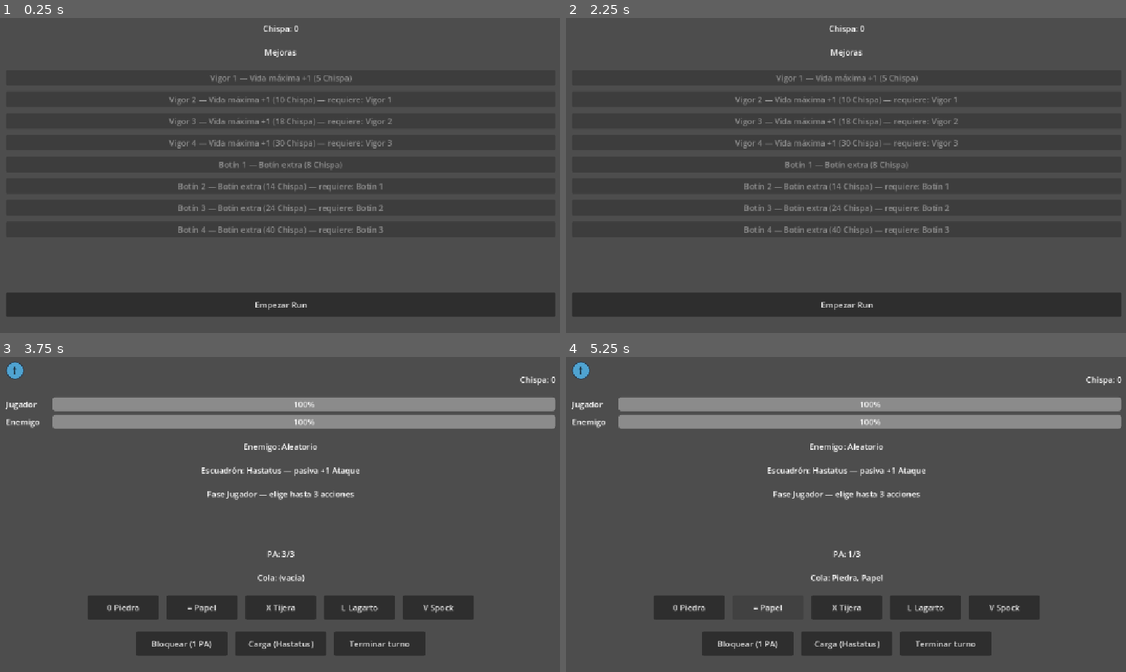
Above: before the commit, frames 1-4 (two rows, left to right).
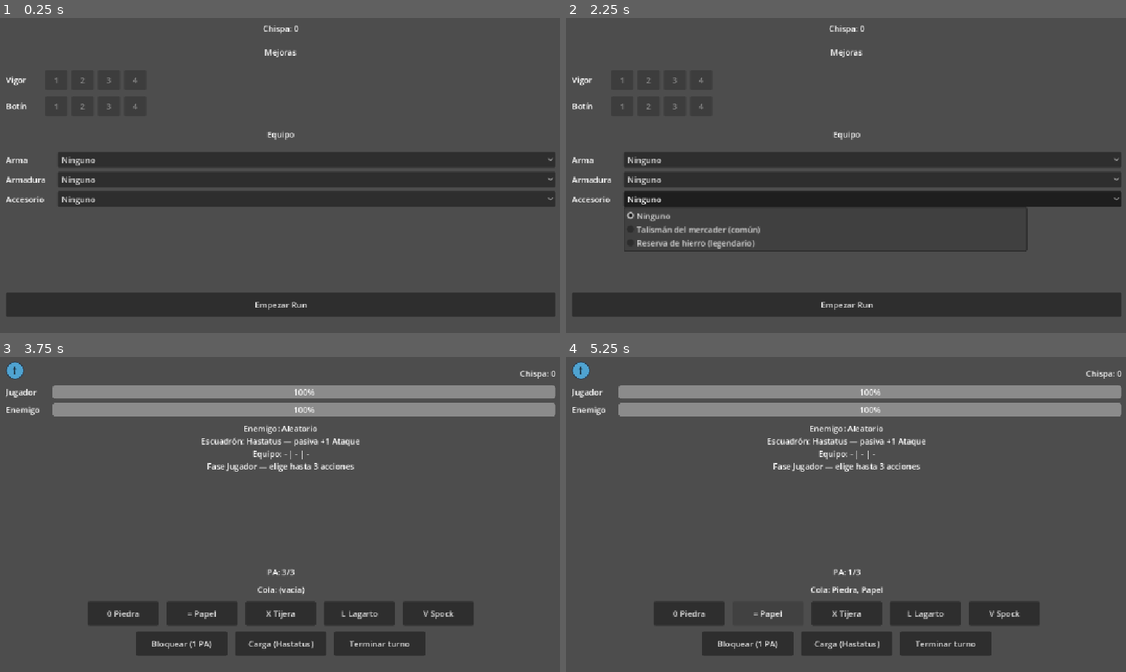
Above: after the commit, the same moments.

Repository: jolomoreno/rock-paper-scissor
Game: Godot game, scene res://scenes/main/hub.tscn
Two runs of this game, one before a commit and one after it. Both use one fixed random seed, a clock stepped at 60 frames per second and the inputs below.
Inputs (mouse positions are in pixels of both pictures, inside the frame that each line leads up to):
- Up to frame 1 (0.25 s): no input
- Up to frame 2 (2.25 s): click (874, 159) at 0.5 s, where only the run after the commit has a clickable "Ninguno"; click (874, 178) at 1.25 s, where only the run after the commit has a clickable "Ninguno"; click (874, 200) at 2 s, where only the run after the commit has a clickable "Ninguno"
- Up to frame 3 (3.75 s): click "Empezar Run" at 2.75 s; click "†" at 3.5 s
- Up to frame 4 (5.25 s): click "0 Piedra" at 4.25 s; click "= Papel" at 5 s

The runs differ from the first frame. In frame 1, 6.6% of the frame differs, in the area x 1-100%, y 18-69%; in frame 2, 10%; in frame 3, 14%, in the area x 1-100%, y 4-86%; in frame 4, 14%.

Commit message:
Add hero equipment slots and fix enemy damage being fully negated (Fase 7, point 4)
Three equipment slots (weapon/armor/accessory) with common and legendary
tiers from the SPQR dossier, picked for free in the Hub as a loadout since
there's no gold/shop economy yet. Weapon adds or doubles win damage, armor
reduces damage taken, accessory adds Chispa on win or heals once below 25%
HP.

Found and fixed a real bug along the way: enemy damage was a flat 1, so any
armor with -1 defense made the player fully invulnerable just by equipping
it. Bumped the base to 2 so armor reduces but doesn't zero it out on its
own — it can still hit 0 combined with spending PA on Block, which is the
intended synergy.

Also compacted both the Hub (skill tree collapsed into 2 per-branch rows,
owned nodes tinted green) and the combat screen (status labels grouped into
one tight container) since the growing UI was pushing buttons off screen.

Diff:
--- a/autoloads/run_state.gd
+++ b/autoloads/run_state.gd
@@ -2,6 +2,8 @@
 
 signal run_started
 signal run_ended(victory: bool)
+
+const EquipmentItem := preload("res://scripts/equipment_item.gd")
 
 const LAYERS: Array = [
 	["combate", "descanso"],
@@ -11,6 +13,14 @@
 ]
 const JEFE_ENEMY_HP := 5
 const REST_HEALTH_THRESHOLD := 0.85
+const EQUIPMENT_CATALOG: Dictionary = {
+	"gladio_veterano": preload("res://resources/equipment/gladio_veterano.tres"),
+	"falcata_de_sagunto": preload("res://resources/equipment/falcata_de_sagunto.tres"),
+	"lorica_de_recluta": preload("res://resources/equipment/lorica_de_recluta.tres"),
+	"coraza_del_general": preload("res://resources/equipment/coraza_del_general.tres"),
+	"talisman_del_mercader": preload("res://resources/equipment/talisman_del_mercader.tres"),
+	"reserva_de_hierro": preload("res://resources/equipment/reserva_de_hierro.tres"),
+}
 
 var in_run: bool = false
 var current_layer: int = 0
@@ -18,16 +28,35 @@
 var player_max_hp: int = 0
 var player_hp: int = 0
 var path_history: Array = []
+var equipped_weapon_id: String = ""
+var equipped_armor_id: String = ""
+var equipped_accessory_id: String = ""
 
 
 func start_run() -> void:
 	in_run = true
 	current_layer = 0
 	chosen_node_type = ""
-	player_max_hp = 3 + Chispa.player_hp_bonus()
+	player_max_hp = 3 + Chispa.player_hp_bonus() + armor_max_hp_bonus()
 	player_hp = player_max_hp
 	path_history = []
 	run_started.emit()
+
+
+func equipped_item(slot_id: String) -> EquipmentItem:
+	match slot_id:
+		"weapon":
+			return EQUIPMENT_CATALOG.get(equipped_weapon_id, null)
+		"armor":
+			return EQUIPMENT_CATALOG.get(equipped_armor_id, null)
+		"accessory":
+			return EQUIPMENT_CATALOG.get(equipped_accessory_id, null)
+	return null
+
+
+func armor_max_hp_bonus() -> int:
+	var item: EquipmentItem = equipped_item("armor")
+	return item.max_hp_bonus if item != null else 0
 
 
 func choose_node(node_type: String) -> void:
--- /dev/null
+++ b/resources/equipment/coraza_del_general.tres
@@ -0,0 +1,10 @@
+[gd_resource type="Resource" script_class="EquipmentItem" load_steps=2 format=3]
+
+[ext_resource type="Script" path="res://scripts/equipment_item.gd" id="1_coraza"]
+
+[resource]
+script = ExtResource("1_coraza")
+display_name = "Coraza del general"
+slot = 1
+tier = 1
+max_hp_bonus = 3
--- /dev/null
+++ b/resources/equipment/falcata_de_sagunto.tres
@@ -0,0 +1,10 @@
+[gd_resource type="Resource" script_class="EquipmentItem" load_steps=2 format=3]
+
+[ext_resource type="Script" path="res://scripts/equipment_item.gd" id="1_falcata"]
+
+[resource]
+script = ExtResource("1_falcata")
+display_name = "Falcata de Sagunto"
+slot = 0
+tier = 1
+double_damage_on_win = true
--- /dev/null
+++ b/resources/equipment/gladio_veterano.tres
@@ -0,0 +1,10 @@
+[gd_resource type="Resource" script_class="EquipmentItem" load_steps=2 format=3]
+
+[ext_resource type="Script" path="res://scripts/equipment_item.gd" id="1_gladio"]
+
+[resource]
+script = ExtResource("1_gladio")
+display_name = "Gladio veterano"
+slot = 0
+tier = 0
+attack_bonus = 1
--- /dev/null
+++ b/resources/equipment/lorica_de_recluta.tres
@@ -0,0 +1,10 @@
+[gd_resource type="Resource" script_class="EquipmentItem" load_steps=2 format=3]
+
+[ext_resource type="Script" path="res://scripts/equipment_item.gd" id="1_lorica"]
+
+[resource]
+script = ExtResource("1_lorica")
+display_name = "Lorica de recluta"
+slot = 1
+tier = 0
+defense_bonus = 1
--- /dev/null
+++ b/resources/equipment/reserva_de_hierro.tres
@@ -0,0 +1,10 @@
+[gd_resource type="Resource" script_class="EquipmentItem" load_steps=2 format=3]
+
+[ext_resource type="Script" path="res://scripts/equipment_item.gd" id="1_reserva"]
+
+[resource]
+script = ExtResource("1_reserva")
+display_name = "Reserva de hierro"
+slot = 2
+tier = 1
+heal_on_low_hp = 2
--- /dev/null
+++ b/resources/equipment/talisman_del_mercader.tres
@@ -0,0 +1,10 @@
+[gd_resource type="Resource" script_class="EquipmentItem" load_steps=2 format=3]
+
+[ext_resource type="Script" path="res://scripts/equipment_item.gd" id="1_talisman"]
+
+[resource]
+script = ExtResource("1_talisman")
+display_name = "Talismán del mercader"
+slot = 2
+tier = 0
+chispa_win_bonus = 1
--- a/scenes/combat/combat.tscn
+++ b/scenes/combat/combat.tscn
@@ -26,7 +26,7 @@
 layout_mode = 2
 size_flags_horizontal = 3
 size_flags_vertical = 3
-theme_override_constants/separation = 24
+theme_override_constants/separation = 12
 
 [node name="PathStrip" type="Control" parent="MarginContainer/VBoxContainer" unique_id=1024160619 instance=ExtResource("2_pqpfu")]
 layout_mode = 2
@@ -76,20 +76,32 @@
 max_value = 3.0
 value = 3.0
 
-[node name="EnemyIntentLabel" type="Label" parent="MarginContainer/VBoxContainer" unique_id=1923915615]
+[node name="StatusContainer" type="VBoxContainer" parent="MarginContainer/VBoxContainer" unique_id=1590606635]
+unique_name_in_owner = true
+layout_mode = 2
+theme_override_constants/separation = 2
+
+[node name="EnemyIntentLabel" type="Label" parent="MarginContainer/VBoxContainer/StatusContainer" unique_id=1923915615]
 unique_name_in_owner = true
 layout_mode = 2
 text = "Enemigo: ?"
 horizontal_alignment = 1
 autowrap_mode = 3
 
-[node name="RecruitLabel" type="Label" parent="MarginContainer/VBoxContainer" unique_id=1956426971]
+[node name="RecruitLabel" type="Label" parent="MarginContainer/VBoxContainer/StatusContainer" unique_id=1956426971]
 unique_name_in_owner = true
 layout_mode = 2
 text = "Escuadrón: ?"
 horizontal_alignment = 1
 
-[node name="PhaseLabel" type="Label" parent="MarginContainer/VBoxContainer" unique_id=1394329542]
+[node name="EquipmentLabel" type="Label" parent="MarginContainer/VBoxContainer/StatusContainer" unique_id=1642908236]
+unique_name_in_owner = true
+layout_mode = 2
+text = "Equipo: ?"
+horizontal_alignment = 1
+autowrap_mode = 3
+
+[node name="PhaseLabel" type="Label" parent="MarginContainer/VBoxContainer/StatusContainer" unique_id=1394329542]
 unique_name_in_owner = true
 layout_mode = 2
 text = "Fase Jugador — elige hasta 3 acciones"
--- a/scenes/combat/combat_manager.gd
+++ b/scenes/combat/combat_manager.gd
@@ -12,11 +12,13 @@
 const ROUND_DELAY_SECONDS := 1.2
 const COMBAT_WIN_CHISPA_REWARD := 2
 const MAX_PA_PER_TURN := 3
-const BASE_DAMAGE := 1
+const BASE_DAMAGE := 2
 const BASE_ENEMY_DAMAGE := 1
 const RECRUIT_NAME := "Hastatus"
 const RECRUIT_ATTACK_BONUS := 1
 const RECRUIT_ACTION_CHOICE := CombatResolver.Choice.ROCK
+const EquipmentItem := preload("res://scripts/equipment_item.gd")
+const LOW_HP_THRESHOLD := 0.25
 const CHOICE_NAMES := {
 	CombatResolver.Choice.ROCK: "Piedra",
 	CombatResolver.Choice.PAPER: "Papel",
@@ -39,6 +41,7 @@
 var player_pa: int = MAX_PA_PER_TURN
 var _blocking_next_loss: bool = false
 var _queued_actions: Array[Dictionary] = []
+var _reserva_hierro_triggered: bool = false
 
 var _resolver := CombatResolver.new()
 var _rng := RandomNumberGenerator.new()
@@ -53,6 +56,7 @@
 @onready var enemy_health_bar: ProgressBar = %EnemyHealthBar
 @onready var enemy_intent_label: Label = %EnemyIntentLabel
 @onready var recruit_label: Label = %RecruitLabel
+@onready var equipment_label: Label = %EquipmentLabel
 @onready var phase_label: Label = %PhaseLabel
 @onready var pa_label: Label = %PALabel
 @onready var queue_label: Label = %QueueLabel
@@ -78,7 +82,7 @@
 		if RunState.chosen_node_type == "jefe":
 			enemy_max_hp = RunState.JEFE_ENEMY_HP
 	else:
-		player_max_hp += Chispa.player_hp_bonus()
+		player_max_hp += Chispa.player_hp_bonus() + RunState.armor_max_hp_bonus()
 		player_hp = player_max_hp
 
 	enemy_hp = enemy_max_hp
@@ -104,6 +108,7 @@
 	end_turn_button.pressed.connect(_on_end_turn_button_pressed)
 
 	recruit_label.text = "Escuadrón: %s — pasiva +%d Ataque" % [RECRUIT_NAME, RECRUIT_ATTACK_BONUS]
+	equipment_label.text = "Equipo: %s" % _describe_equipment()
 
 	_update_pa_label()
 	_update_queue_label()
@@ -163,15 +168,67 @@
 	queue_label.text = "Cola: %s" % ", ".join(parts)
 
 
+func _describe_equipment() -> String:
+	var parts: Array[String] = []
+	parts.append(_describe_equipment_slot("weapon"))
+	parts.append(_describe_equipment_slot("armor"))
+	parts.append(_describe_equipment_slot("accessory"))
+	return " | ".join(parts)
+
+
+func _describe_equipment_slot(slot_id: String) -> String:
+	var item: EquipmentItem = RunState.equipped_item(slot_id)
+	if item == null:
+		return "-"
+	var effects: Array[String] = []
+	if item.attack_bonus > 0:
+		effects.append("+%d daño al ganar" % item.attack_bonus)
+	if item.double_damage_on_win:
+		effects.append("x2 daño al ganar")
+	if item.defense_bonus > 0:
+		effects.append("-%d daño recibido" % item.defense_bonus)
+	if item.max_hp_bonus > 0:
+		effects.append("+%d Vida máxima" % item.max_hp_bonus)
+	if item.chispa_win_bonus > 0:
+		effects.append("+%d Chispa al ganar" % item.chispa_win_bonus)
+	if item.heal_on_low_hp > 0:
+		effects.append("cura %d HP bajo 25%% vida" % item.heal_on_low_hp)
+	return "%s (%s)" % [item.display_name, ", ".join(effects)]
+
+
 func _damage_taken_on_loss() -> int:
+	var dmg := BASE_DAMAGE
 	if _blocking_next_loss:
 		_blocking_next_loss = false
-		return int(floor(BASE_DAMAGE / 2.0))
-	return BASE_DAMAGE
+		dmg = int(floor(dmg / 2.0))
+	var armor: EquipmentItem = RunState.equipped_item("armor")
+	if armor != null:
+		dmg = max(dmg - armor.defense_bonus, 0)
+	return dmg
 
 
 func _damage_dealt_on_win() -> int:
-	return BASE_ENEMY_DAMAGE + RECRUIT_ATTACK_BONUS
+	var dmg := BASE_ENEMY_DAMAGE + RECRUIT_ATTACK_BONUS
+	var weapon: EquipmentItem = RunState.equipped_item("weapon")
+	if weapon != null:
+		dmg += weapon.attack_bonus
+		if weapon.double_damage_on_win:
+			dmg *= 2
+	return dmg
+
+
+func _maybe_trigger_reserva_hierro() -> void:
+	if _reserva_hierro_triggered:
+		return
+	var accessory: EquipmentItem = RunState.equipped_item("accessory")
+	if accessory == null or accessory.heal_on_low_hp <= 0:
+		return
+	if float(player_hp) / float(player_max_hp) > LOW_HP_THRESHOLD:
+		return
+	_reserva_hierro_triggered = true
+	player_hp = min(player_hp + accessory.heal_on_low_hp, player_max_hp)
+	player_health_bar.value = player_hp
+	result_label.text += "\nReserva de hierro te cura %d HP." % accessory.heal_on_low_hp
 
 
 func _start_enemy_phase() -> void:
@@ -214,6 +271,7 @@
 				enemy_hp -= _damage_dealt_on_win()
 			CombatResolver.Result.WINS_B:
 				player_hp -= _damage_taken_on_loss()
+				_maybe_trigger_reserva_hierro()
 
 		player_health_bar.value = player_hp
 		enemy_health_bar.value = enemy_hp
@@ -247,7 +305,9 @@
 			get_tree().change_scene_to_file("res://scenes/main/hub.tscn")
 		return
 
-	var reward := COMBAT_WIN_CHISPA_REWARD + Chispa.combat_win_chispa_bonus()
+	var accessory: EquipmentItem = RunState.equipped_item("accessory")
+	var accessory_chispa_bonus := accessory.chispa_win_bonus if accessory != null else 0
+	var reward := COMBAT_WIN_CHISPA_REWARD + Chispa.combat_win_chispa_bonus() + accessory_chispa_bonus
 	Chispa.add_chispa(reward)
 	result_label.text += "\n¡Ganaste el combate! (+%d Chispa)" % reward
 	combat_ended.emit(player_won)
--- a/scenes/main/hub.gd
+++ b/scenes/main/hub.gd
@@ -1,10 +1,21 @@
 extends Control
 
-const UPGRADE_BUTTON_NAME_PREFIX := "UpgradeButton_"
+const EquipmentItem := preload("res://scripts/equipment_item.gd")
+const EQUIPMENT_SLOTS := [
+	{"run_state_field": "equipped_weapon_id", "common_id": "gladio_veterano", "legendary_id": "falcata_de_sagunto"},
+	{"run_state_field": "equipped_armor_id", "common_id": "lorica_de_recluta", "legendary_id": "coraza_del_general"},
+	{"run_state_field": "equipped_accessory_id", "common_id": "talisman_del_mercader", "legendary_id": "reserva_de_hierro"},
+]
 
 @onready var chispa_label: Label = %ChispaLabel
 @onready var upgrades_container: VBoxContainer = %UpgradesContainer
+@onready var weapon_option_button: OptionButton = %WeaponOptionButton
+@onready var armor_option_button: OptionButton = %ArmorOptionButton
+@onready var accessory_option_button: OptionButton = %AccessoryOptionButton
 @onready var start_run_button: Button = %StartRunButton
+
+var _upgrade_buttons: Dictionary = {}
+var _branch_rows: Dictionary = {}
 
 
 func _ready() -> void:
@@ -15,6 +26,7 @@
 	start_run_button.pressed.connect(_on_start_run_pressed)
 
 	_build_upgrade_buttons()
+	_setup_equipment_option_buttons()
 
 
 func _on_start_run_pressed() -> void:
@@ -33,10 +45,26 @@
 
 func _build_upgrade_buttons() -> void:
 	for upgrade_id: String in Chispa.UPGRADES:
+		var data: Dictionary = Chispa.UPGRADES[upgrade_id]
+		var branch: String = data["branch"]
+
+		if not _branch_rows.has(branch):
+			var row := HBoxContainer.new()
+			row.add_theme_constant_override("separation", 8)
+			upgrades_container.add_child(row)
+
+			var branch_label := Label.new()
+			branch_label.custom_minimum_size = Vector2(70, 0)
+			branch_label.text = branch
+			row.add_child(branch_label)
+
+			_branch_rows[branch] = row
+
 		var button := Button.new()
-		button.name = UPGRADE_BUTTON_NAME_PREFIX + upgrade_id
+		button.custom_minimum_size = Vector2(44, 40)
 		button.pressed.connect(_on_upgrade_button_pressed.bind(upgrade_id))
-		upgrades_container.add_child(button)
+		_branch_rows[branch].add_child(button)
+		_upgrade_buttons[upgrade_id] = button
 
 	_refresh_upgrade_buttons()
 
@@ -47,17 +75,53 @@
 
 func _refresh_upgrade_buttons() -> void:
 	for upgrade_id: String in Chispa.UPGRADES:
-		var button: Button = upgrades_container.get_node(UPGRADE_BUTTON_NAME_PREFIX + upgrade_id)
+		var button: Button = _upgrade_buttons[upgrade_id]
 		var data: Dictionary = Chispa.UPGRADES[upgrade_id]
 		var owned := Chispa.has_upgrade(upgrade_id)
 
-		var text := "%s %d — %s (%d Chispa)" % [data["branch"], data["tier"], data["display_name"], data["cost"]]
+		button.text = str(data["tier"])
+
+		var tooltip := "%s %d — %s (%d Chispa)" % [data["branch"], data["tier"], data["display_name"], data["cost"]]
 		if owned:
-			text += " (ya comprada)"
+			tooltip += "\n(ya comprada)"
 		elif not Chispa.is_dependency_met(upgrade_id):
 			var requires_id: String = data["requires"]
 			var requires_data: Dictionary = Chispa.UPGRADES[requires_id]
-			text += " — requiere: %s %d" % [requires_data["branch"], requires_data["tier"]]
+			tooltip += "\nRequiere: %s %d" % [requires_data["branch"], requires_data["tier"]]
+		button.tooltip_text = tooltip
 
-		button.text = text
 		button.disabled = owned or not Chispa.can_afford(upgrade_id)
+		button.modulate = Color(0.55, 1.0, 0.55) if owned else Color(1, 1, 1)
+
+
+func _setup_equipment_option_buttons() -> void:
+	var option_buttons: Array[OptionButton] = [weapon_option_button, armor_option_button, accessory_option_button]
+	for i in EQUIPMENT_SLOTS.size():
+		var slot_data: Dictionary = EQUIPMENT_SLOTS[i]
+		var option_button: OptionButton = option_buttons[i]
+		var common_item: EquipmentItem = RunState.EQUIPMENT_CATALOG[slot_data["common_id"]]
+		var legendary_item: EquipmentItem = RunState.EQUIPMENT_CATALOG[slot_data["legendary_id"]]
+
+		option_button.clear()
+		option_button.add_item("Ninguno")
+		option_button.add_item("%s (común)" % common_item.display_name)
+		option_button.add_item("%s (legendario)" % legendary_item.display_name)
+
+		var current_id: String = RunState.get(slot_data["run_state_field"])
+		if current_id == slot_data["common_id"]:
+			option_button.select(1)
+		elif current_id == slot_data["legendary_id"]:
+			option_button.select(2)
+		else:
+			option_button.select(0)
+
+		option_button.item_selected.connect(_on_equipment_selected.bind(slot_data))
+
+
+func _on_equipment_selected(index: int, slot_data: Dictionary) -> void:
+	var chosen_id := ""
+	if index == 1:
+		chosen_id = slot_data["common_id"]
+	elif index == 2:
+		chosen_id = slot_data["legendary_id"]
+	RunState.set(slot_data["run_state_field"], chosen_id)
--- a/scenes/main/hub.tscn
+++ b/scenes/main/hub.tscn
@@ -4,7 +4,7 @@
 
 [node name="Hub" type="Control" unique_id=1969799147]
 layout_mode = 3
-anchors_preset = 0
+anchors_preset = 15
 anchor_right = 1.0
 anchor_bottom = 1.0
 script = ExtResource("1_j8vol")
@@ -40,6 +40,61 @@
 layout_mode = 2
 theme_override_constants/separation = 12
 
+[node name="EquipmentTitleLabel" type="Label" parent="@MarginContainer@2/@VBoxContainer@3" unique_id=1682969116]
+layout_mode = 2
+text = "Equipo"
+horizontal_alignment = 1
+
+[node name="EquipmentContainer" type="VBoxContainer" parent="@MarginContainer@2/@VBoxContainer@3" unique_id=1814532646]
+unique_name_in_owner = true
+layout_mode = 2
+theme_override_constants/separation = 8
+
+[node name="WeaponRow" type="HBoxContainer" parent="@MarginContainer@2/@VBoxContainer@3/EquipmentContainer" unique_id=1018380553]
+layout_mode = 2
+theme_override_constants/separation = 12
+
+[node name="@Label@2" type="Label" parent="@MarginContainer@2/@VBoxContainer@3/EquipmentContainer/WeaponRow" unique_id=822688640]
+custom_minimum_size = Vector2(90, 0)
+layout_mode = 2
+text = "Arma"
+
+[node name="WeaponOptionButton" type="OptionButton" parent="@MarginContainer@2/@VBoxContainer@3/EquipmentContainer/WeaponRow" unique_id=1662516753]
+unique_name_in_owner = true
+custom_minimum_size = Vector2(280, 0)
+layout_mode = 2
+size_flags_horizontal = 3
+
+[node name="ArmorRow" type="HBoxContainer" parent="@MarginContainer@2/@VBoxContainer@3/EquipmentContainer" unique_id=1451636404]
+layout_mode = 2
+theme_override_constants/separation = 12
+
+[node name="@Label@13" type="Label" parent="@MarginContainer@2/@VBoxContainer@3/EquipmentContainer/ArmorRow" unique_id=620394810]
+custom_minimum_size = Vector2(90, 0)
+layout_mode = 2
+text = "Armadura"
+
+[node name="ArmorOptionButton" type="OptionButton" parent="@MarginContainer@2/@VBoxContainer@3/EquipmentContainer/ArmorRow" unique_id=213075852]
+unique_name_in_owner = true
+custom_minimum_size = Vector2(280, 0)
+layout_mode = 2
+size_flags_horizontal = 3
+
+[node name="AccessoryRow" type="HBoxContainer" parent="@MarginContainer@2/@VBoxContainer@3/EquipmentContainer" unique_id=1473081975]
+layout_mode = 2
+theme_override_constants/separation = 12
+
+[node name="@Label@24" type="Label" parent="@MarginContainer@2/@VBoxContainer@3/EquipmentContainer/AccessoryRow" unique_id=142835985]
+custom_minimum_size = Vector2(90, 0)
+layout_mode = 2
+text = "Accesorio"
+
+[node name="AccessoryOptionButton" type="OptionButton" parent="@MarginContainer@2/@VBoxContainer@3/EquipmentContainer/AccessoryRow" unique_id=416545537]
+unique_name_in_owner = true
+custom_minimum_size = Vector2(280, 0)
+layout_mode = 2
+size_flags_horizontal = 3
+
 [node name="Spacer" type="Control" parent="@MarginContainer@2/@VBoxContainer@3" unique_id=86731290]
 layout_mode = 2
 size_flags_vertical = 3
--- /dev/null
+++ b/scripts/equipment_item.gd
@@ -0,0 +1,15 @@
+class_name EquipmentItem
+extends Resource
+
+enum Slot { WEAPON, ARMOR, ACCESSORY }
+enum Tier { COMMON, LEGENDARY }
+
+@export var display_name: String
+@export var slot: Slot
+@export var tier: Tier
+@export var attack_bonus: int = 0
+@export var defense_bonus: int = 0
+@export var max_hp_bonus: int = 0
+@export var chispa_win_bonus: int = 0
+@export var double_damage_on_win: bool = false
+@export var heal_on_low_hp: int = 0
Not shown, added: scripts/equipment_item.gd.uid
Not shown, changed: README.md
Not shown, changed: ROADMAP.md
